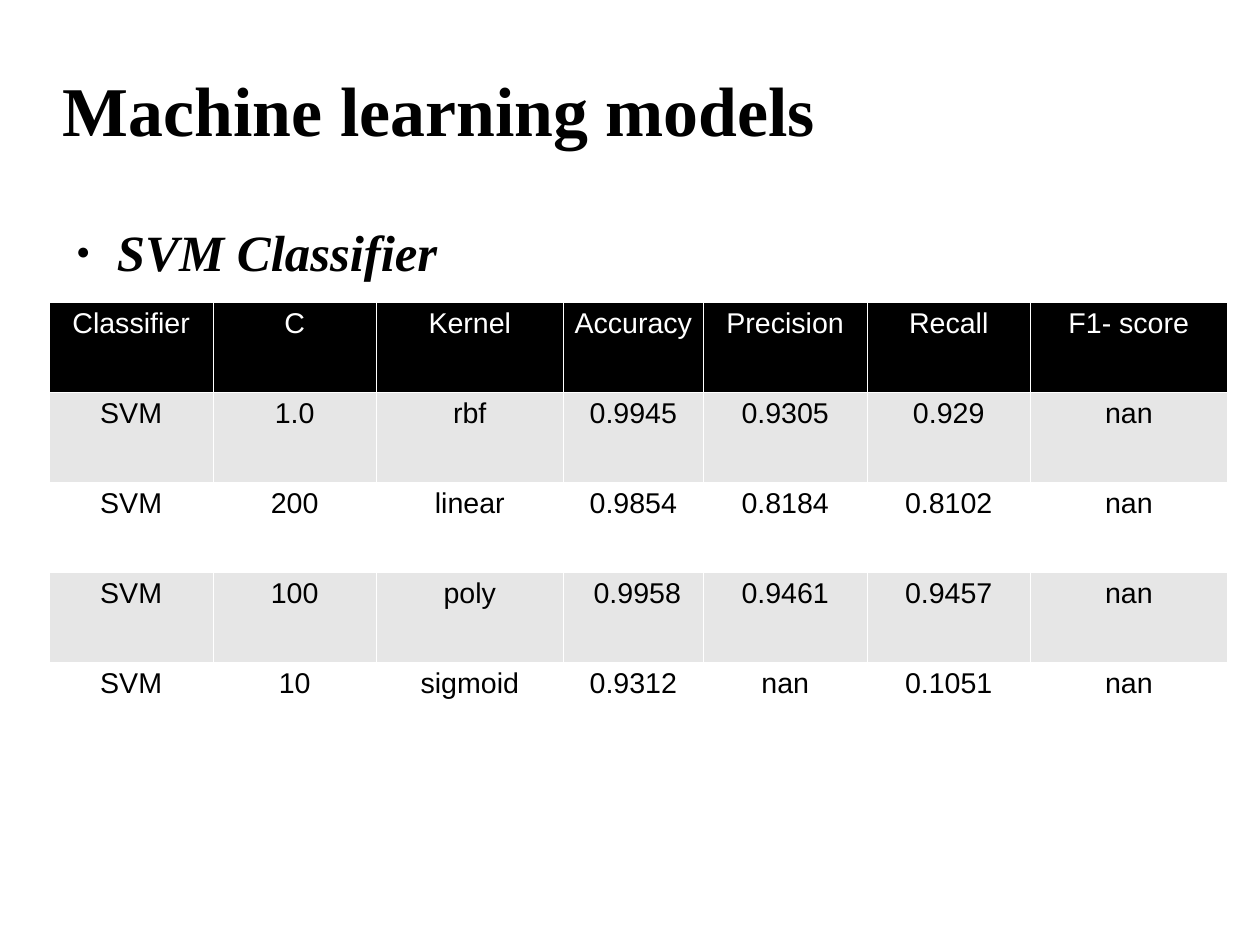
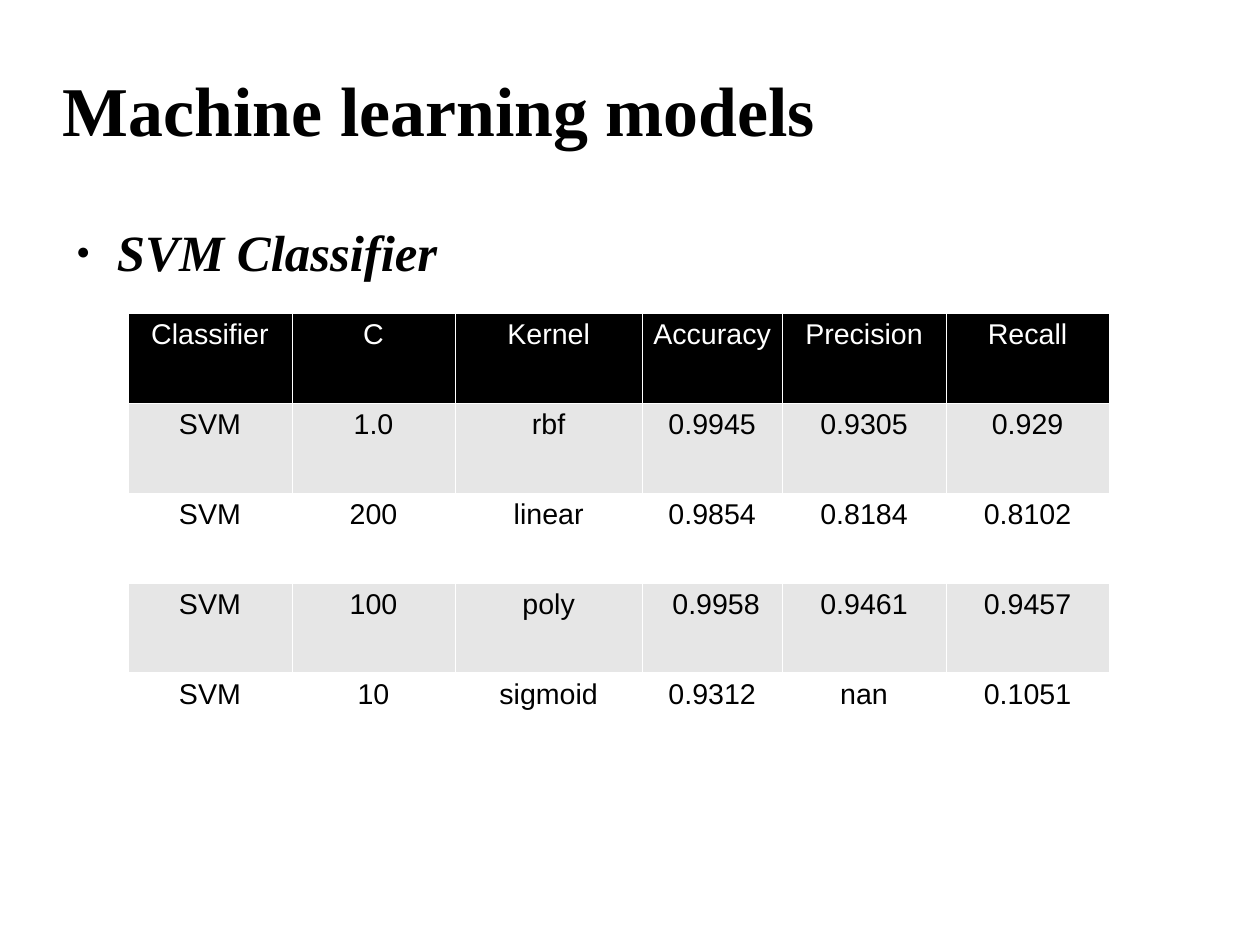
Before and after one commit to Philip-G-Hanna/SelectedTopics_ML-DL-Models, a slide deck: slide 8 of Presentation/Letter-Recognition.odp (slide 7 before the commit). Drawn at 1260x945 pixels with LibreOffice and Linux fonts; fonts in the diff are those of the drawing; background and template pictures are left out. Boxes give left, top, right and bottom in pixels: in the first picture for what was removed or moved away, otherwise in the second. Text is boxed around its words. In the diff, an @@ line names an element or a change of style, - is before the commit and + after.

```diff
--- a/Presentation/Letter-Recognition.odp
+++ b/Presentation/Letter-Recognition.odp
@@ table at [128, 313, 1109, 773] @@
-column 7: F1- score | nan | nan | nan | nan
@@ table: place and size @@
-table at [49, 302, 1227, 761]
+table at [128, 313, 1109, 773]
```
Also in this commit, not shown: 1 slide added, 3 other files.
